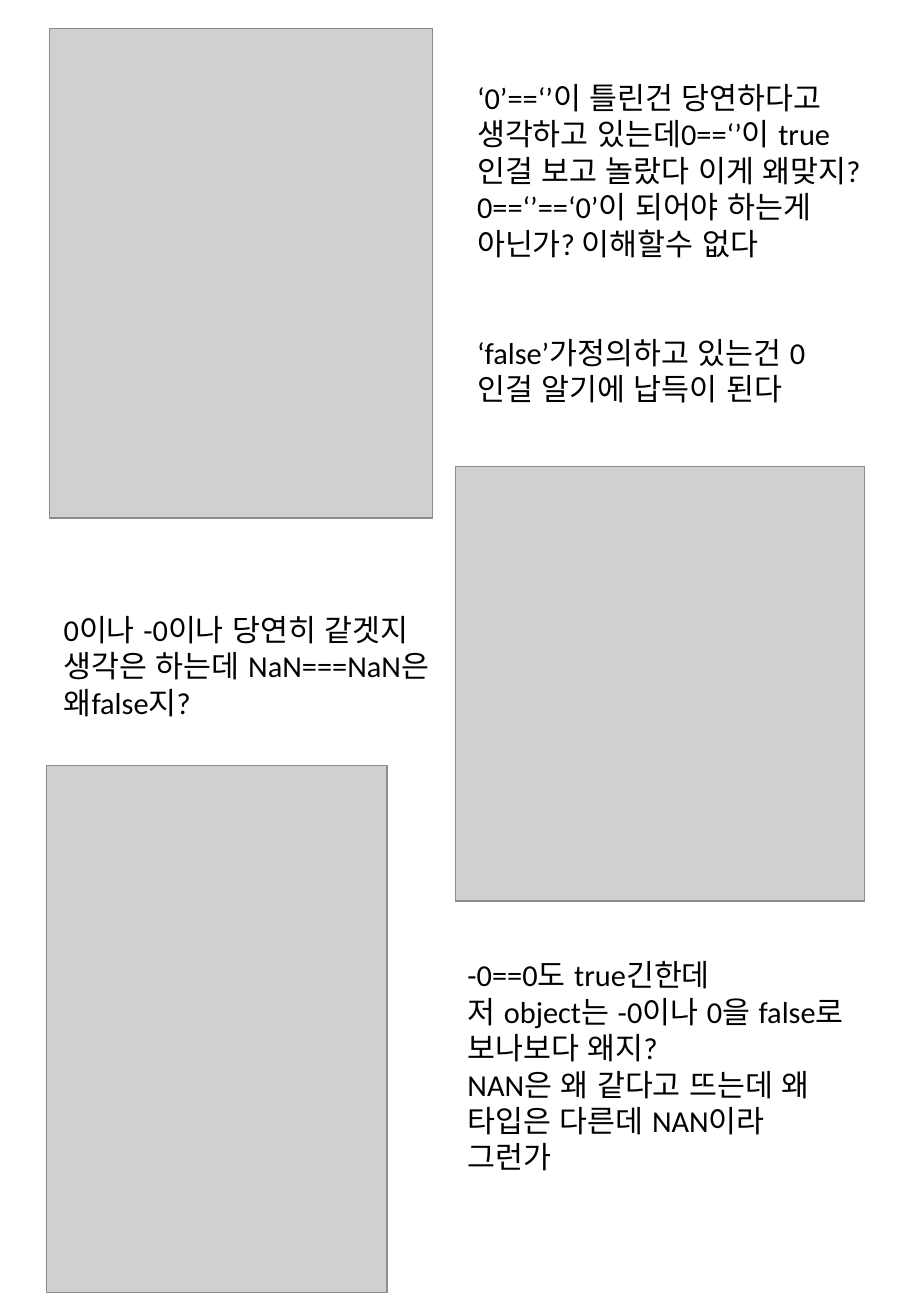
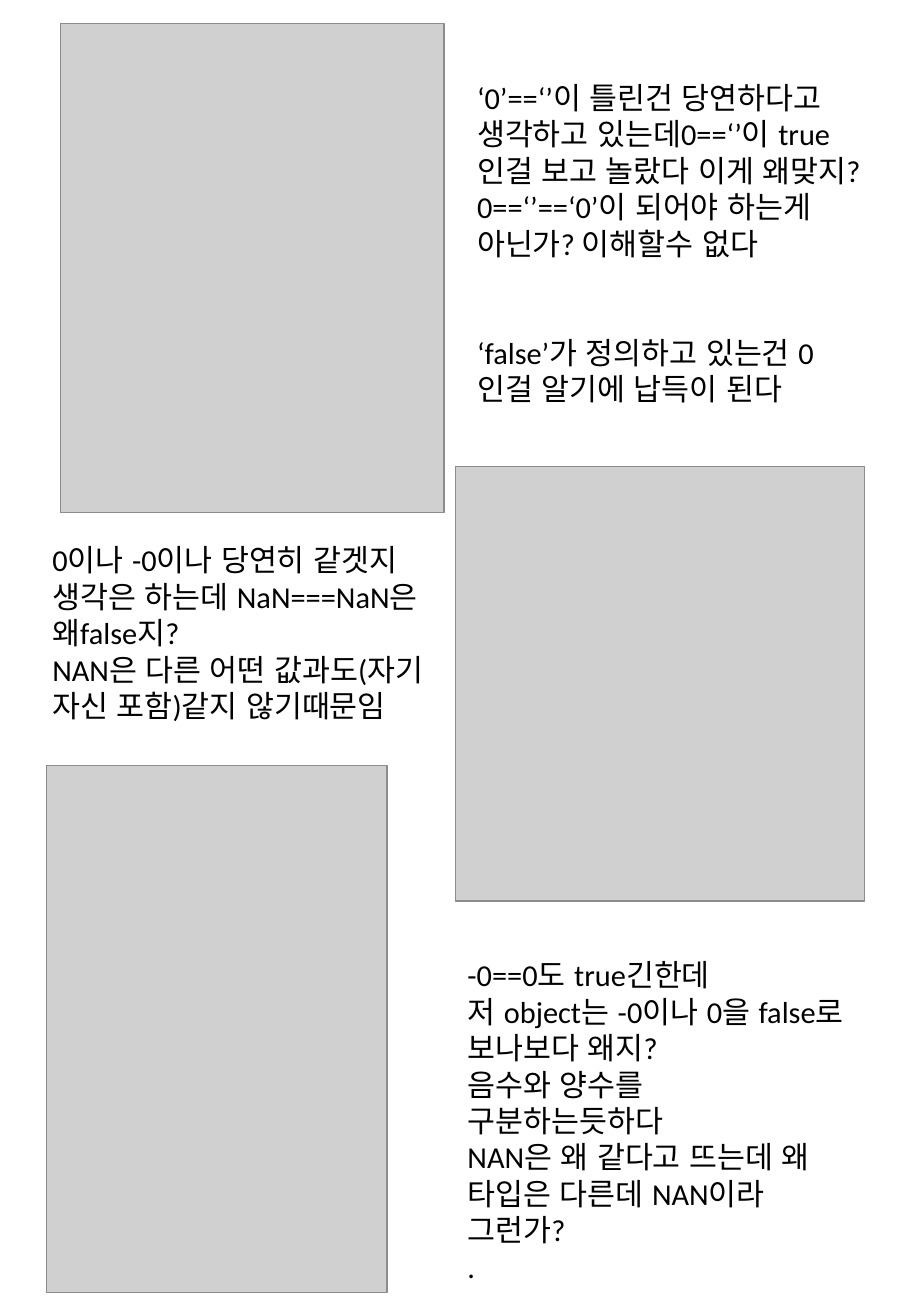
Before and after one commit to 00rok/202302-illegalstudy-JS, a slide deck: slide 7 of week1/js 1주 2회차 과제/i-keeper js2주차 과제.pptx. Drawn at 911x1316 pixels with LibreOffice and Linux fonts; fonts in the diff are those of the drawing; grey boxes stand for pictures. Boxes give left, top, right and bottom in pixels: in the first picture for what was removed or moved away, otherwise in the second. Text is boxed around its words. In the diff, an @@ line names an element or a change of style, - is before the commit and + after.

```diff
--- a/week1/js 1주 2회차 과제/i-keeper js2주차 과제.pptx
+++ b/week1/js 1주 2회차 과제/i-keeper js2주차 과제.pptx
@@ picture: place and size @@
-picture at [50, 29, 434, 519]
+picture at [61, 23, 445, 513]
@@ text at [477, 339, 790, 403]: spaces changed @@
-‘false’가정의하고 있는건 0인걸 알기에 납득이 된다
+‘false’가 정의하고 있는건 0인걸 알기에 납득이 된다
@@ text "0이나 -0이나 당연히 같겟지 생각은 ...": place and size @@
-text "0이나 -0이나 당연히 같겟지 생각은 ..." at [64, 616, 429, 717]
+text "0이나 -0이나 당연히 같겟지 생각은 ..." at [52, 546, 423, 721]
@@ text at [52, 656, 423, 721]: paragraph added @@
+NAN은 다른 어떤 값과도(자기 자신 포함)같지 않기때문임
@@ text at [467, 1071, 810, 1244]: text changed @@
-NAN은 왜 같다고 뜨는데 왜 타입은 다른데 NAN이라 그런가
+음수와 양수를 구분하는듯하다
+NAN은 왜 같다고 뜨는데 왜 타입은 다른데 NAN이라 그런가?
+.
```
Also in this commit, not shown: 2 other files.
